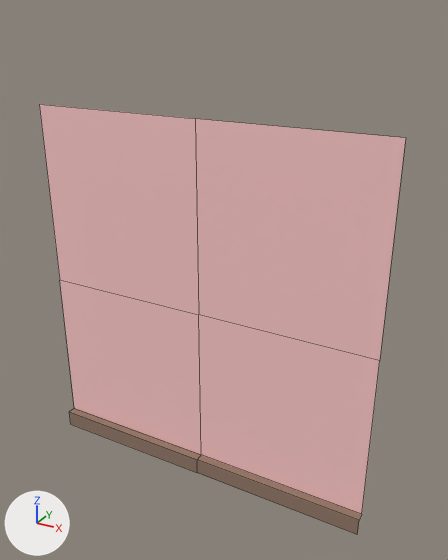
Before and after pictures for a commit that changed the FBX model Content/Game_Art/FBX/Archi/SM_Mur_1x2.fbx.
The view is the same before and after, from a 50 mm camera at (0.58, -1.64, 2.59) aimed at (-0.87, 1.0, 1.27). The lights are fixed; the arrows at lower left show +X, +Y and +Z. Mesh edges are drawn as thin lines. Where no turn or scale is listed for an object, it has been applied to the vertices.

Objects in the first picture: 'SM_Mur_1x2'.
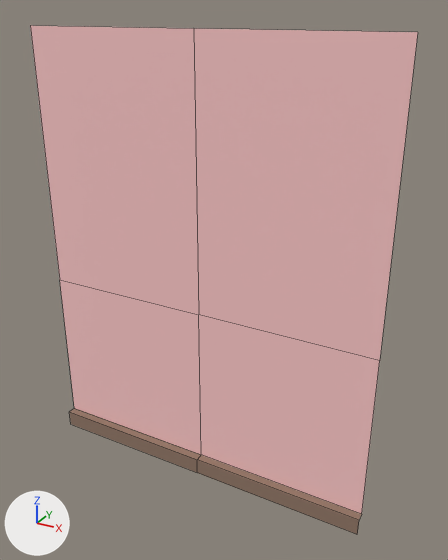
Pixel boxes [x1, y1, x2, y2] of what changed, in the pictures (448 x 560 px; the box of a moved part takes in the faces that stretch with it):
'SM_Mur_1x2', reshaped (18% taller): before [39, 104, 406, 534]; after [30, 25, 418, 534]
part 1 of me_mesh, moved or reshaped: before [39, 104, 406, 247]; after [30, 25, 418, 247]

What changed in the scene script:
```text
Change me_mesh:
    where me_mesh.from_pydata(...)  # 18 vertices, 8 faces; spans x -2.0..0.0, y 0.9..0.95, z 0.0..2.1
    used by ob_sm_mur_1x2; location = (0.0, 0.0, 0.0)
    before: 0 (0.0, 0.95, 2.1) at pixel (405, 137), 1 (-2.0, 0.95, 2.1) at pixel (39, 104), 10 (-1.0, 0.95, 2.1) at pixel (195, 118)
    me_mesh part 1
    add for i in [0, 1, 10]: me_mesh.vertices[i].co += Vector((0.0, 0.0, 0.4))
```
